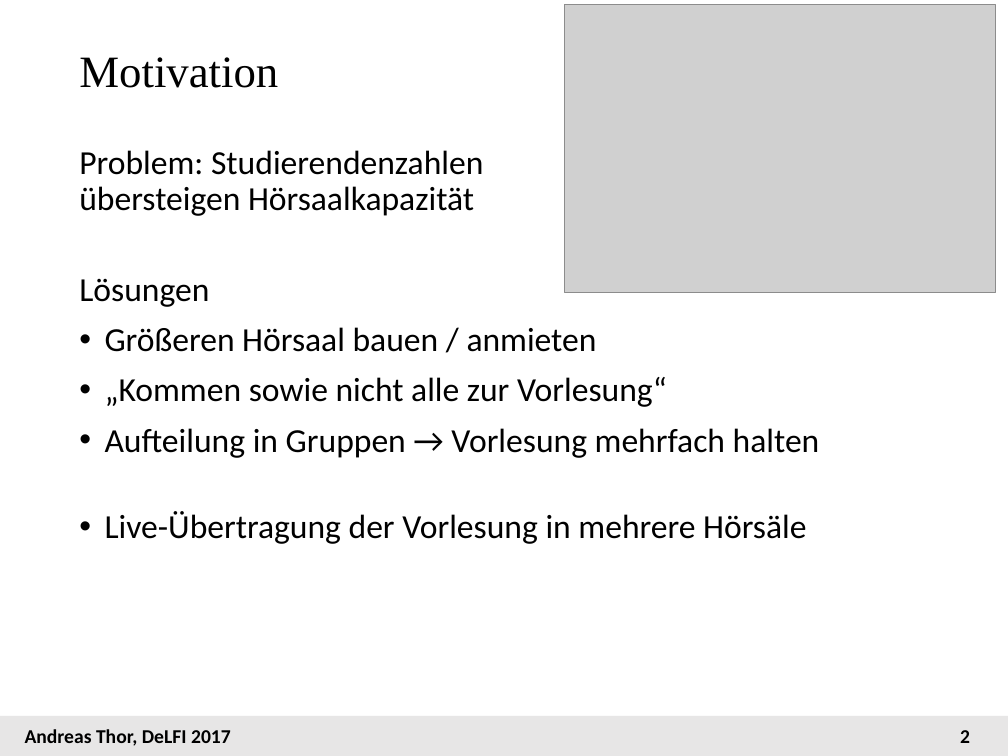
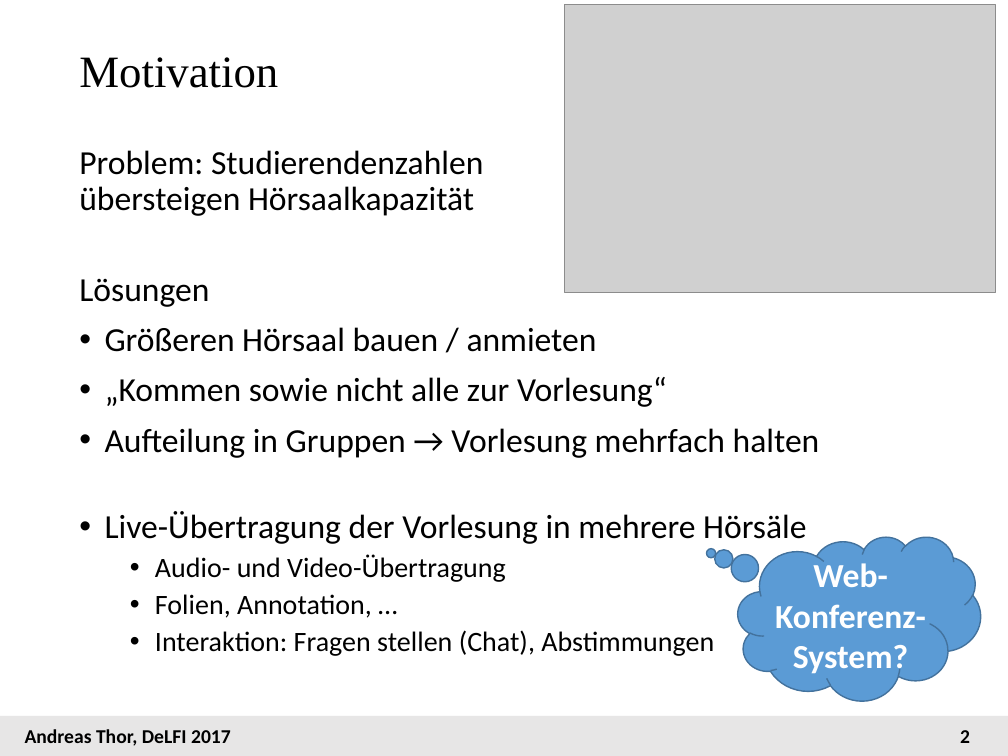
Before and after one commit to andreas-thor/papers, a slide deck: slide 2 of DIAL/DIAL_Delfi_2017_Vortrag.pptx. Drawn at 1008x756 pixels with LibreOffice and Linux fonts; fonts in the diff are those of the drawing; grey boxes stand for pictures. Boxes give left, top, right and bottom in pixels: in the first picture for what was removed or moved away, otherwise in the second. Text is boxed around its words. In the diff, an @@ line names an element or a change of style, - is before the commit and + after.

```diff
--- a/DIAL/DIAL_Delfi_2017_Vortrag.pptx
+++ b/DIAL/DIAL_Delfi_2017_Vortrag.pptx
@@ thought cloud added at (x1=738, y1=536, x2=981, y2=701), fill #5B9BD5, outline #43739E 1 pt, 24 pt, text #FFFFFF, bold @@
+Web-Konferenz-System?
@@ text at (x1=155, y1=554, x2=714, y2=656): paragraphs added @@
+  • Audio- und Video-Übertragung
+  • Folien, Annotation, …
+  • Interaktion: Fragen stellen (Chat), Abstimmungen
```
Also in this commit, not shown: 3 other slides changed, 1 slide removed.
